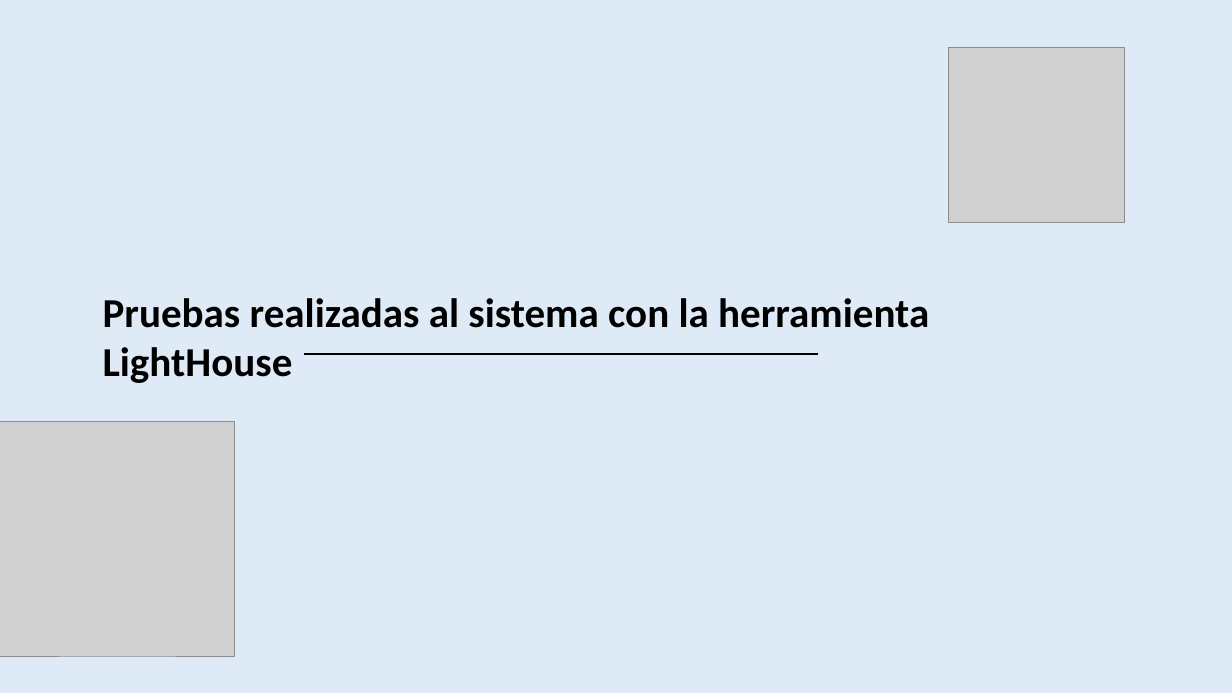
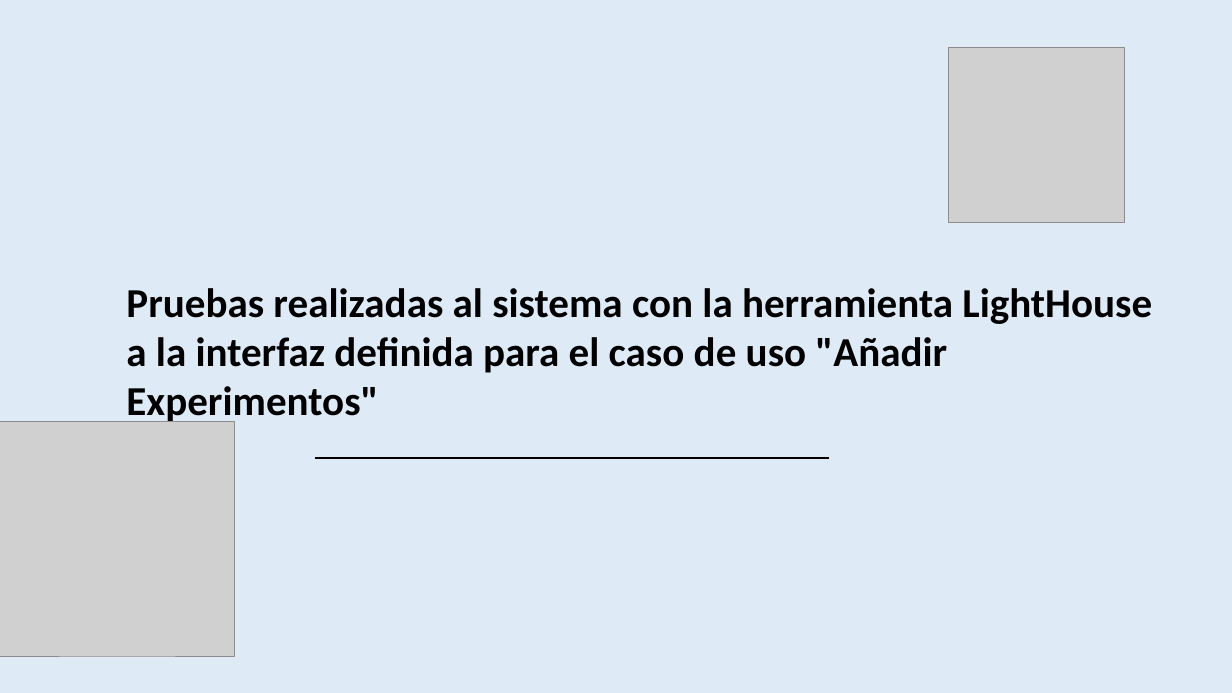
Before and after one commit to amypadron/prower_tesis, a slide deck: slide 40 of Digestión anaerobía.Original.pptx. Drawn at 1232x693 pixels with LibreOffice and Linux fonts; fonts in the diff are those of the drawing; grey boxes stand for pictures. Boxes give left, top, right and bottom in pixels: in the first picture for what was removed or moved away, otherwise in the second. Text is boxed around its words. In the diff, an @@ line names an element or a change of style, - is before the commit and + after.

```diff
--- a/Digestión anaerobía.Original.pptx
+++ b/Digestión anaerobía.Original.pptx
@@ text at box(126, 288, 1152, 426): text changed @@
-Pruebas realizadas al sistema con la herramienta LightHouse
+Pruebas realizadas al sistema con la herramienta LightHouse a la interfaz definida para el caso de uso "Añadir Experimentos"
@@ line moved from (304, 354) - (819, 354) to (315, 458) - (830, 458) @@
```
Also in this commit, not shown: 1 slide removed.
